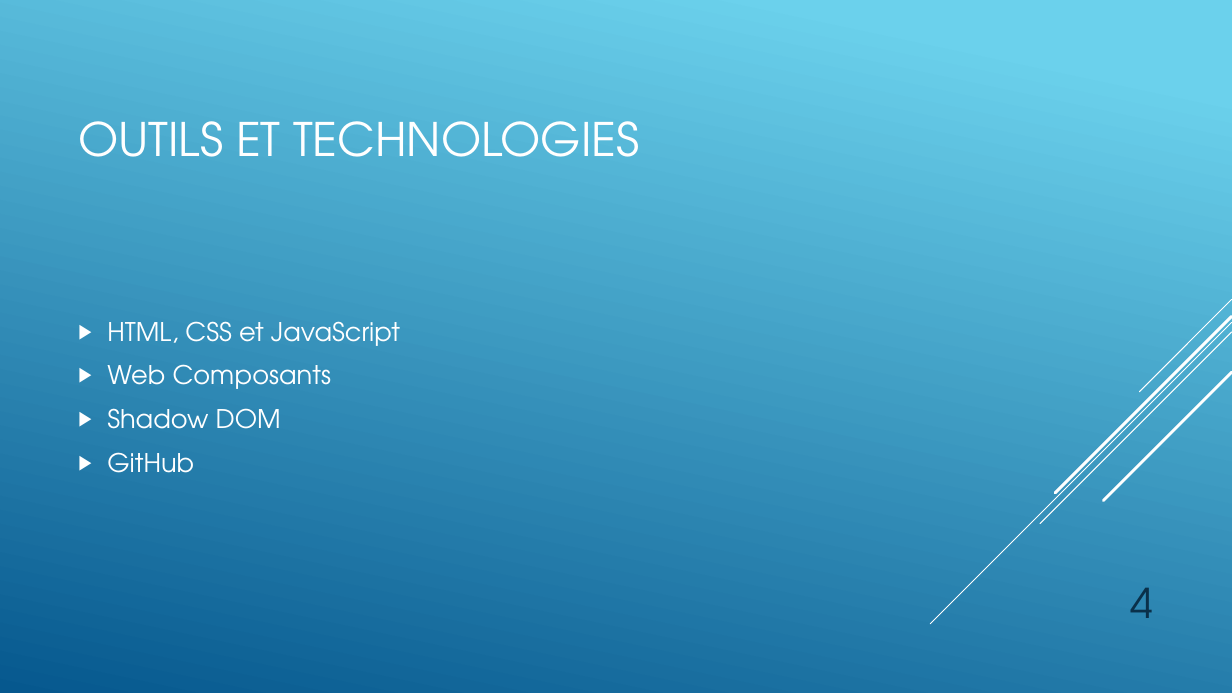
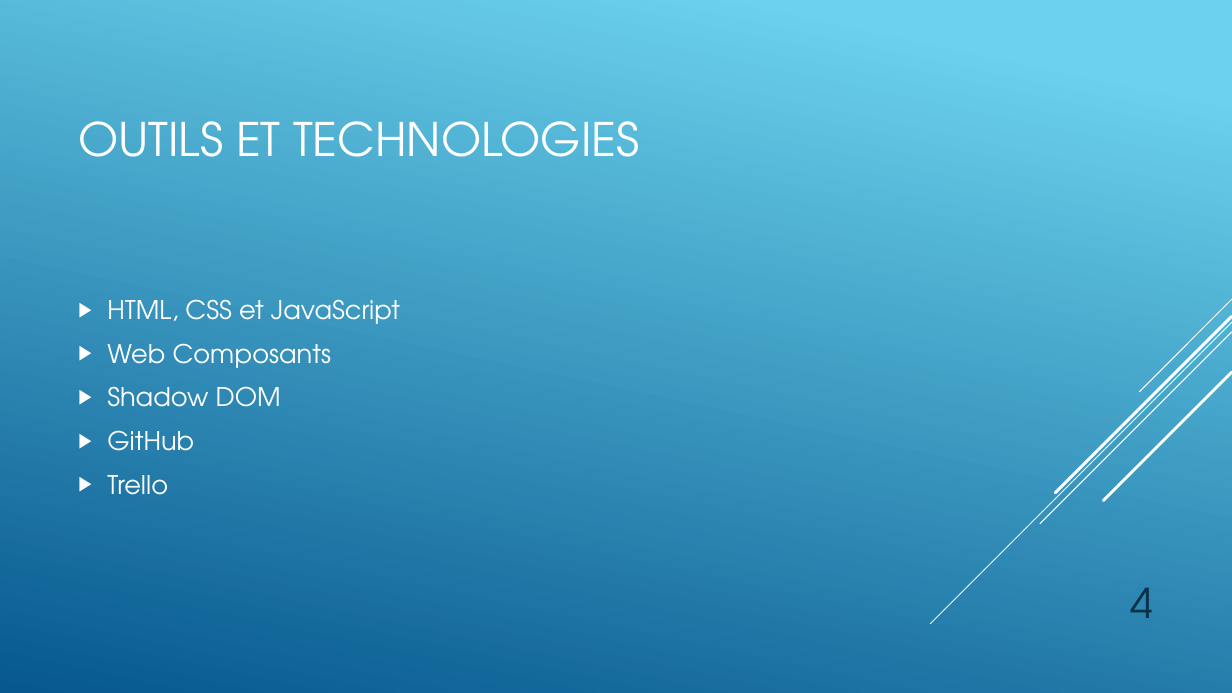
Before and after one commit to anne-parage/Dev-web, a slide deck: slide 4 of Boutique en ligne.pptx. Drawn at 1232x693 pixels with LibreOffice and Linux fonts; fonts in the diff are those of the drawing. Boxes give left, top, right and bottom in pixels: in the first picture for what was removed or moved away, otherwise in the second. Text is boxed around its words. In the diff, an @@ line names an element or a change of style, - is before the commit and + after.

```diff
--- a/Boutique en ligne.pptx
+++ b/Boutique en ligne.pptx
@@ text at (107,475,168,495): paragraph added @@
+▶ Trello
```
Also in this commit, not shown: 1 other slide changed, 2 slides added, 4 slides removed, 1 other file.
